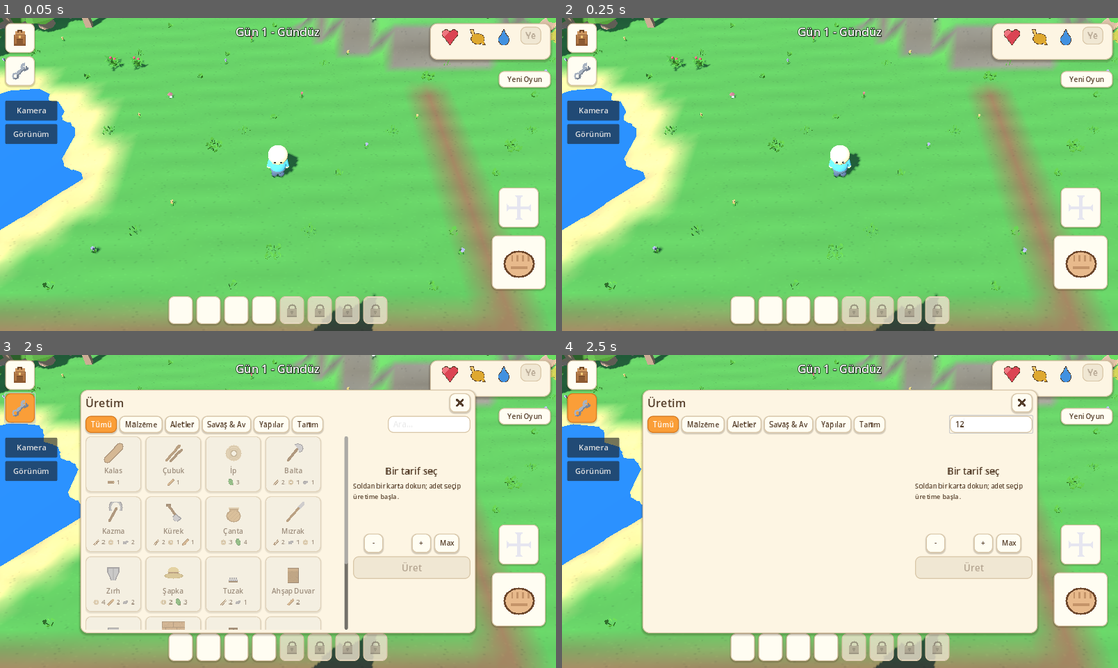
Above: before the commit, frames 1-4 (two rows, left to right).
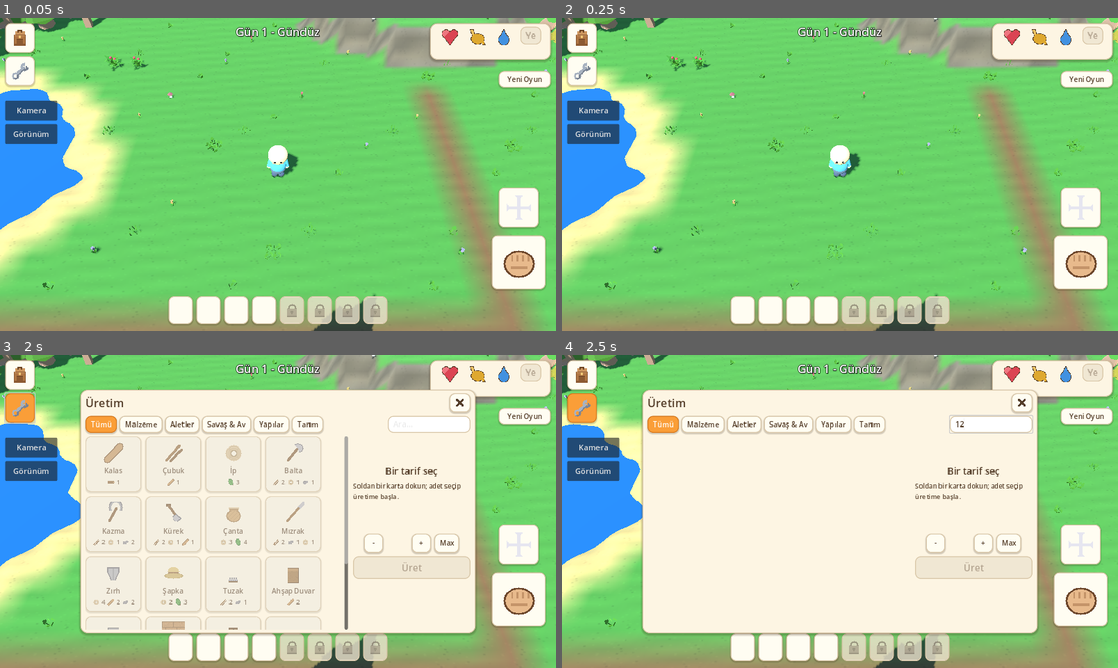
Above: after the commit, the same moments.

Repository: ozcinarece/Rable
Game: Godot game, scene res://scenes/World3D.tscn
The game is run twice, just before and just after one commit, with the same random seed, the same clock (stepped at 60 frames per second) and the same inputs.
Inputs (mouse positions are in pixels of both pictures, inside the frame that each line leads up to):
- Up to frame 1 (0.05 s): no input
- Up to frame 2 (0.25 s): no input
- Up to frame 3 (2 s): click (22, 373) at 0.5 s; click (22, 408) at 1.25 s
- Up to frame 4 (2.5 s): click (990, 423) at 2.02 s; type "12" at 2.1 s

The runs differ from the first frame. In frame 1, 0.7% of the frame differs, in the area x 0-95%, y 0-74%; in frame 2, 0.7%; in frame 3, 0.6%; in frame 4, 0.6%.

Commit message:
Falez netlestirildi: 0.25m arazi cozunurlugu, katmanli kaya seritleri, toprak gecis kusagi, triplanar doku

Diff:
--- a/scripts/world3d.gd
+++ b/scripts/world3d.gd
@@ -656,47 +656,58 @@
 	return [height, col]
 
 func _build_terrain() -> void:
-	var res := 2  # hucre basina 2x2 yama (0.5 m cozunurluk)
+	var res := 4  # hucre basina 4x4 yama (0.25 m) - falez kenari keskin cikar
 	var vw := _map_w * res
 	var vh := _map_h * res
+	# 1. gecis: yukseklik + ham renk izgarasi
+	var hgt: Array = []
+	var raw: Array = []
+	for j in vh + 1:
+		var row_h := PackedFloat32Array()
+		var row_c: Array = []
+		for i in vw + 1:
+			var s := _sample_terrain(float(i) / float(res), float(j) / float(res))
+			row_h.append(float(s[0]))
+			row_c.append(s[1])
+		hgt.append(row_h)
+		raw.append(row_c)
+	# 2. gecis: diklik izgaradan olculur (0.5 m mesafedeki komsu farki),
+	# renkler falez/gecis kusagina gore boyanir
+	var cols: Array = []
+	for j in vh + 1:
+		var row: Array = []
+		for i in vw + 1:
+			var height: float = hgt[j][i]
+			var c: Color = raw[j][i]
+			var steep := 0.0
+			for off: Vector2i in [Vector2i(2, 0), Vector2i(-2, 0), Vector2i(0, 2), Vector2i(0, -2)]:
+				var ni: int = clampi(i + off.x, 0, vw)
+				var nj: int = clampi(j + off.y, 0, vh)
+				steep = maxf(steep, absf(hgt[nj][ni] - height))
+			if steep > 0.40:
+				# Falez: net yatay katmanlar (bulanik gri yerine kaya seritleri)
+				var layer := int(floorf((height + 8.0) * 5.0))
+				var band := 0.30 if layer % 2 == 0 else 0.70
+				band += sin(float(i) * 0.9 + float(j) * 0.7) * 0.10
+				c = Color(0.33, 0.29, 0.24).lerp(
+						Color(0.49, 0.43, 0.35), clampf(band, 0.0, 1.0))
+			elif steep > 0.26:
+				# Cim -> kaya arasinda dar toprak kusagi (yesil falezden akmasin)
+				c = c.lerp(Color(0.40, 0.34, 0.25), (steep - 0.26) / 0.14 * 0.85)
+			# Organik his: renkte deterministik minik oynama
+			var n := sin(float(i) * 12.9898 + float(j) * 78.233) * 0.035
+			row.append(Color(c.r * (1.0 + n), c.g * (1.0 + n), c.b * (1.0 + n)))
+		cols.append(row)
 	var st := SurfaceTool.new()
 	st.begin(Mesh.PRIMITIVE_TRIANGLES)
-	# Once tum kose noktalari
-	var pts: Array = []
-	var cols: Array = []
-	for j in vh + 1:
-		var row_p: Array = []
-		var row_c: Array = []
-		for i in vw + 1:
-			var x := float(i) / float(res)
-			var z := float(j) / float(res)
-			var s := _sample_terrain(x, z)
-			var height := float(s[0])
-			var c: Color = s[1]
-			# Dik yamaclar taslasir: falez gorunumu (katmanli gri-bej)
-			var steep := maxf(
-					absf(float(_sample_terrain(x + 0.5, z)[0]) - height),
-					absf(float(_sample_terrain(x, z + 0.5)[0]) - height))
-			steep = maxf(steep, absf(float(_sample_terrain(x - 0.5, z)[0]) - height))
-			steep = maxf(steep, absf(float(_sample_terrain(x, z - 0.5)[0]) - height))
-			if steep > 0.40:
-				# Koyu katmanli kaya (parlak isikta bile bej-gri kalir)
-				var band := 0.5 + 0.5 * sin(height * 9.0)
-				c = Color(0.38, 0.33, 0.28).lerp(Color(0.52, 0.46, 0.38), band)
-			# Organik his: renkte deterministik minik oynama
-			var n := sin(float(i) * 12.9898 + float(j) * 78.233) * 0.035
-			row_p.append(Vector3(x, height, z))
-			row_c.append(Color(c.r * (1.0 + n), c.g * (1.0 + n), c.b * (1.0 + n)))
-		pts.append(row_p)
-		cols.append(row_c)
+	var step := 1.0 / float(res)
 	for j in vh:
 		for i in vw:
 			for tri in [[Vector2i(i, j), Vector2i(i + 1, j), Vector2i(i, j + 1)],
 					[Vector2i(i + 1, j), Vector2i(i + 1, j + 1), Vector2i(i, j + 1)]]:
-				for v in tri:
+				for v: Vector2i in tri:
 					st.set_color(cols[v.y][v.x])
-					st.set_uv(Vector2(pts[v.y][v.x].x, pts[v.y][v.x].z) * 0.5)
-					st.add_vertex(pts[v.y][v.x])
+					st.add_vertex(Vector3(float(v.x) * step, hgt[v.y][v.x], float(v.y) * step))
 	st.generate_normals()
 	var inst := MeshInstance3D.new()
 	inst.mesh = st.commit()
@@ -704,6 +715,9 @@
 	material.vertex_color_use_as_albedo = true
 	material.roughness = 1.0
 	material.albedo_texture = _make_neutral_speckle()
+	# Ucgen UV'si yerine dunya-uzayi doku: dik yamaclarda cizgi cizgi akmaz
+	material.uv1_triplanar = true
+	material.uv1_scale = Vector3(0.5, 0.5, 0.5)
 	inst.material_override = material
 	add_child(inst)
 
